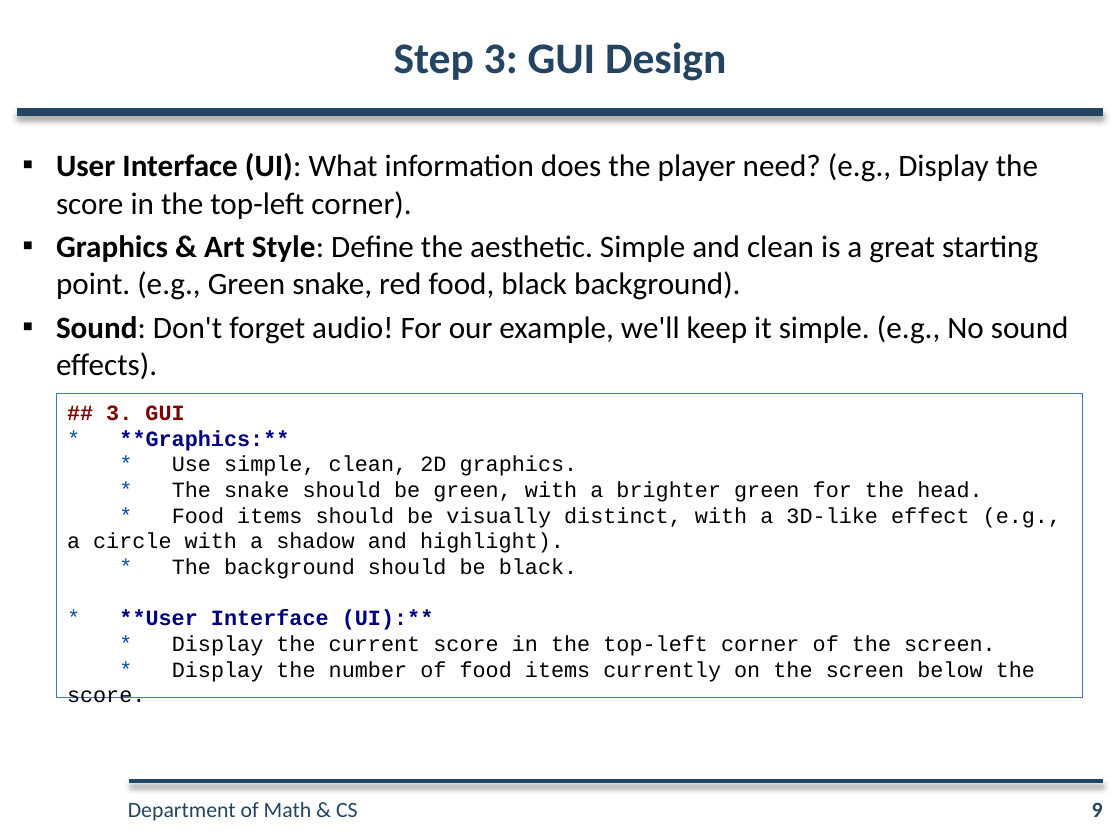
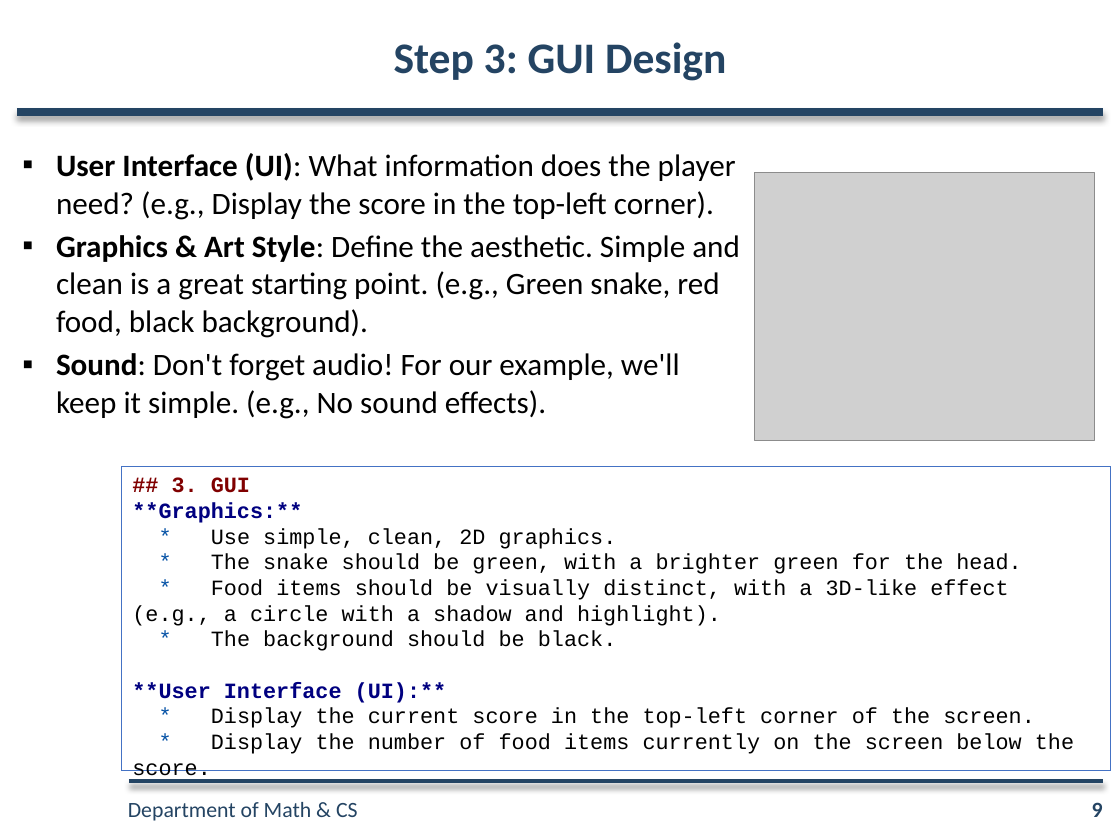
Before and after one commit to tisage/game-llm, a slide deck: slide 9 of docs/AI Workshop.pptx. Drawn at 1120x840 pixels with LibreOffice and Linux fonts; fonts in the diff are those of the drawing; grey boxes stand for pictures; background and template pictures are left out. Boxes give left, top, right and bottom in pixels: in the first picture for what was removed or moved away, otherwise in the second. Text is boxed around its words. In the diff, an @@ line names an element or a change of style, - is before the commit and + after.

Commit message:
update ppt

```diff
--- a/docs/AI Workshop.pptx
+++ b/docs/AI Workshop.pptx
@@ text "User Interface (UI): What information ..." rewrapped from [56, 153, 1069, 379] to [56, 153, 740, 419] @@
@@ picture added at [755, 172, 1094, 440] @@
@@ rectangle "## 3. GUI": place and size @@
-rectangle "## 3. GUI" at [56, 394, 1083, 698]
+rectangle "## 3. GUI" at [121, 466, 1110, 769]
@@ text in rectangle at [132, 503, 302, 523]: text changed @@
-* **Graphics:**
+**Graphics:**
@@ text in rectangle at [132, 682, 447, 703]: text changed @@
-* **User Interface (UI):**
+**User Interface (UI):**
```
Also in this commit, not shown: 6 other slides changed.
